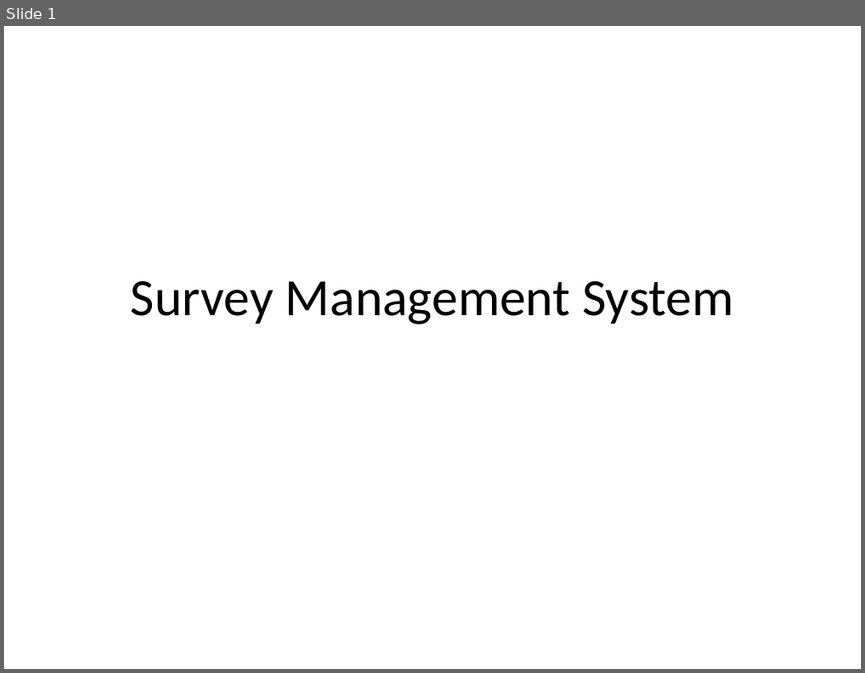
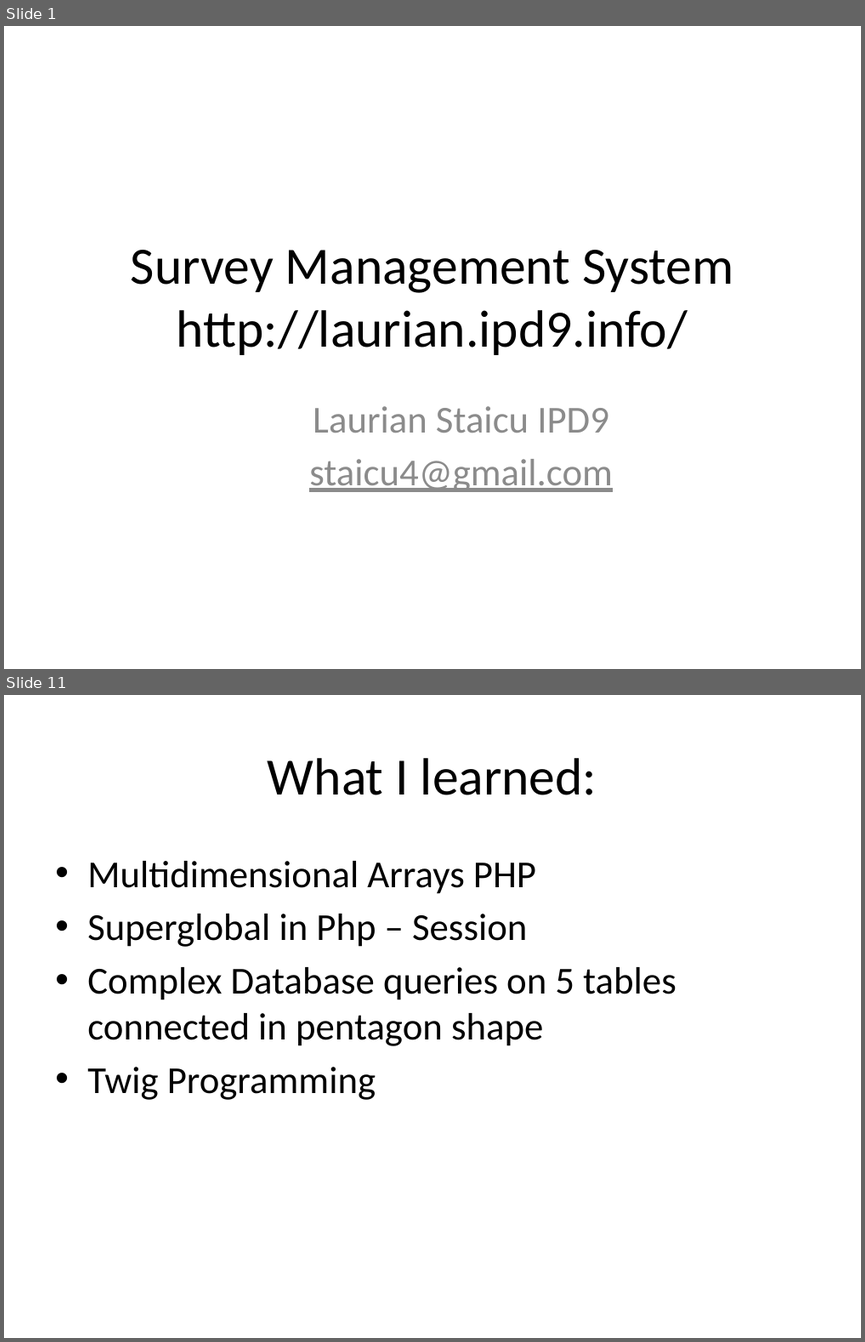
Before and after one commit to staicu/ipd9-php-project, a slide deck: documents/Presentation.pptx. Shown one above the other, each under a label of ours: slide 1 before the commit, slides 1 and 11 after it; the slides between them are not shown. The pictures are 865x673 and 865x1342 pixels, drawn with LibreOffice and Linux fonts; fonts in the diff are those of the drawing. Boxes give left, top, right and bottom in pixels: in the first picture for what was removed or moved away, otherwise in the second. Text is boxed around its words. In the diff, an @@ line names an element or a change of style, - is before the commit and + after.

```diff
--- a/documents/Presentation.pptx
+++ b/documents/Presentation.pptx
@@ slide 11 added at [4, 695, 861, 1338], background #FFFFFF @@
@@ title added at [268, 758, 596, 795], 44 pt, text #000000 @@
+What I learned:
@@ text added at [87, 861, 676, 1100], 32 pt, text #000000 @@
+• Multidimensional Arrays PHP
+• Superglobal in Php – Session
+• Complex Database queries on 5 tables connected in pentagon shape
+• Twig Programming
@@ slide 1 changed as well @@
@@ title at [131, 250, 733, 355]: text changed @@
-Survey Management System
+Survey Management System
+http://laurian.ipd9.info/
@@ subtitle added at [309, 406, 613, 492], 32 pt, text #8C8C8C @@
+Laurian Staicu IPD9
+staicu4@gmail.com
```
Also in this commit, not shown: 15 other slides added, 13 slides removed, 5 other files.
